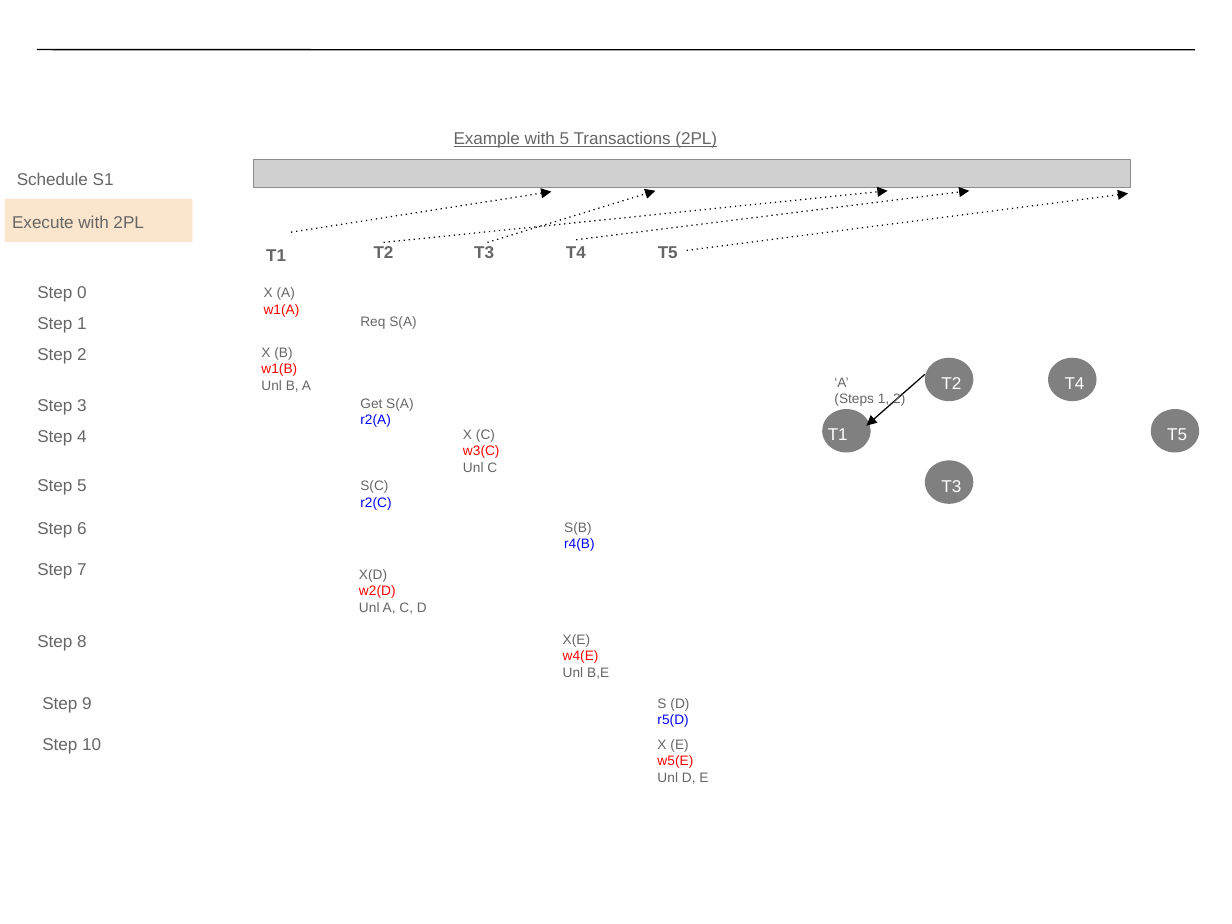
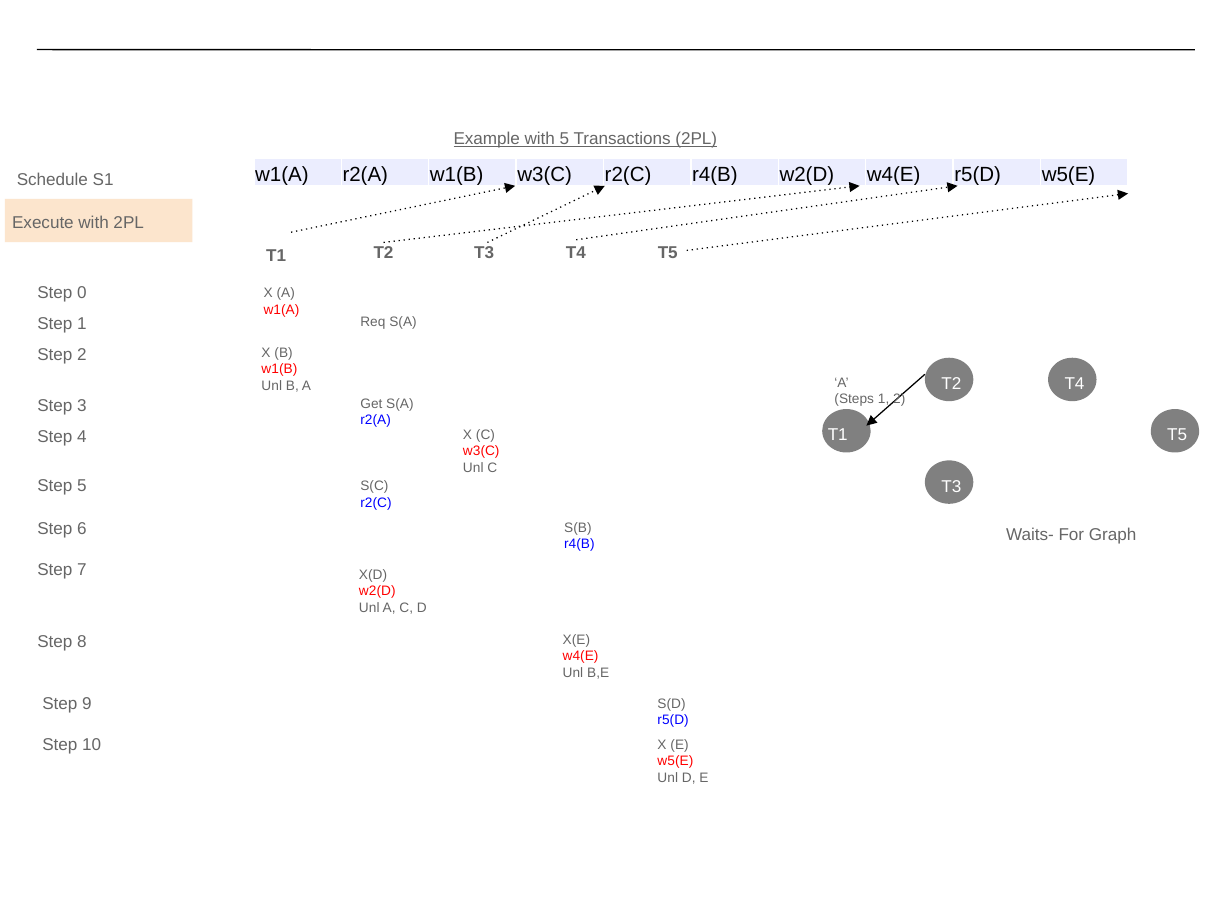
Before and after one commit to CS-W4121/cs-w4121.github.io, a slide deck: slide 94 of slides/Topic 3 - transactions and ACID.pptx (slide 89 before the commit). Drawn at 1232x924 pixels with LibreOffice and Linux fonts; fonts in the diff are those of the drawing; grey boxes stand for pictures. Boxes give left, top, right and bottom in pixels: in the first picture for what was removed or moved away, otherwise in the second. Text is boxed around its words. In the diff, an @@ line names an element or a change of style, - is before the commit and + after.

```diff
--- a/slides/Topic 3 - transactions and ACID.pptx
+++ b/slides/Topic 3 - transactions and ACID.pptx
@@ picture removed at (254,160,1130,188) @@
@@ table added at (254,159,1129,190), 1 rows, 10 columns @@
+w1(A) | r2(A) | w1(B) | w3(C) | r2(C) | r4(B) | w2(D) | w4(E) | r5(D) | w5(E)
@@ arrow moved from (291, 232) - (552, 192) to (291, 232) - (515, 186) @@
@@ arrow moved from (383, 243) - (887, 191) to (383, 243) - (860, 186) @@
@@ arrow moved from (488, 243) - (655, 191) to (488, 243) - (605, 186) @@
@@ arrow moved from (577, 240) - (970, 191) to (577, 240) - (957, 186) @@
@@ text added at (986,528,1115,540), 10 pt, text #FFFFFF @@
+Waits- For Graph
@@ text added at (1006,527,1085,540), 10 pt, text #666666 @@
+Waits- For Graph
@@ text at (657,698,685,711): spaces changed @@
-S (D)
+S(D)
```
Also in this commit, not shown: 4 other slides changed, 5 slides added.
